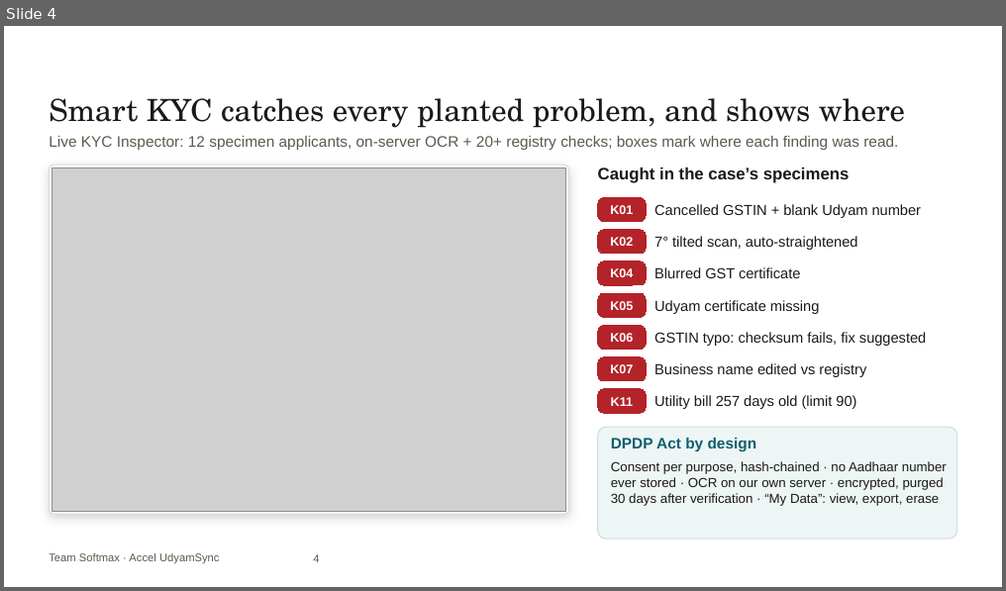
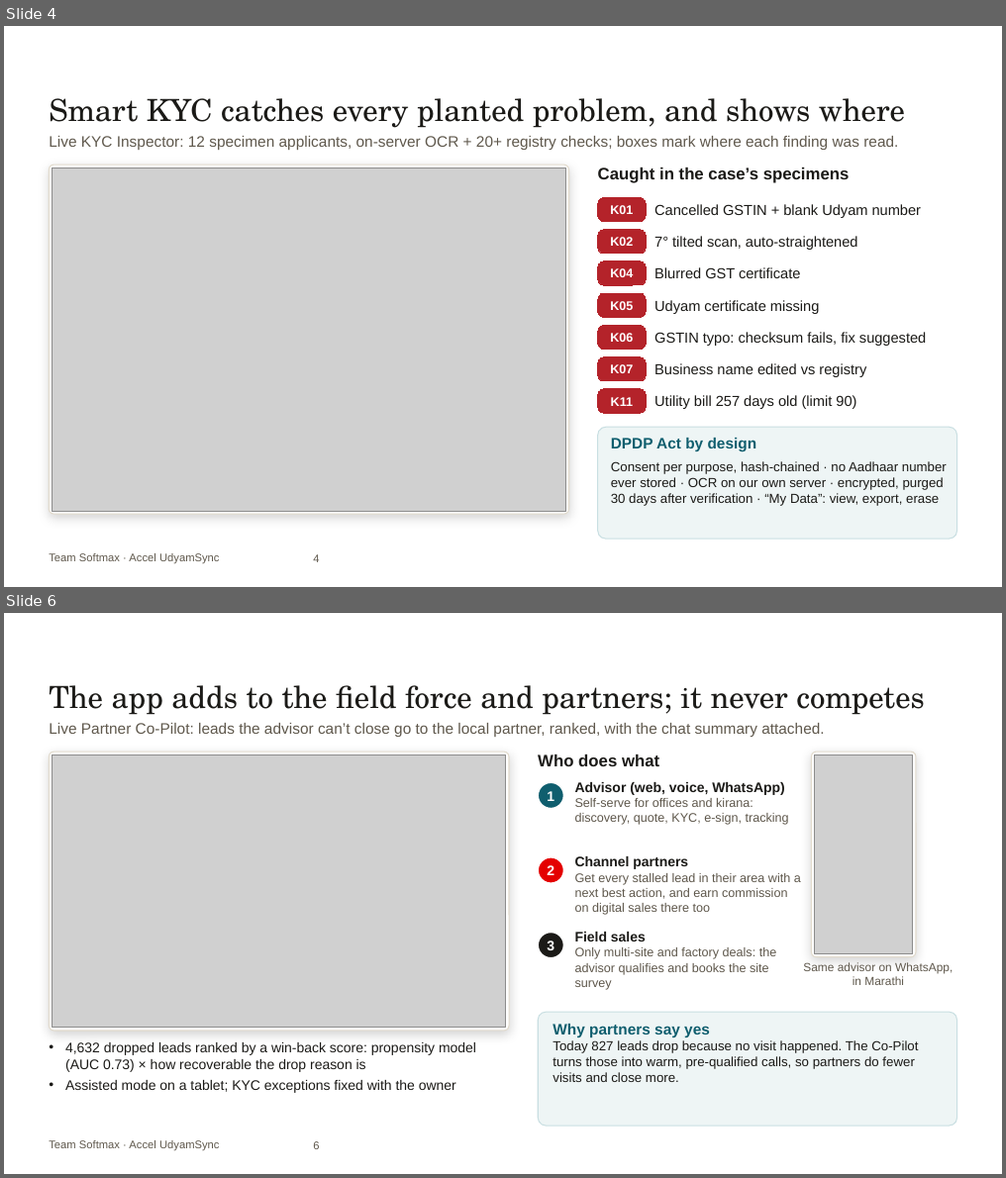
Before and after one commit to ac265640/UdyamSync, a slide deck: submission/UdyamSync_Submission.pptx. Shown one above the other, each under a label of ours: slide 4 before the commit, slides 4 and 6 after it; the slides between them are not shown. The pictures are 1006x591 and 1006x1178 pixels, drawn with LibreOffice and Linux fonts; fonts in the diff are those of the drawing; grey boxes stand for pictures; background and template pictures are left out. Boxes give left, top, right and bottom in pixels: in the first picture for what was removed or moved away, otherwise in the second. Text is boxed around its words. In the diff, an @@ line names an element or a change of style, - is before the commit and + after.

```diff
--- a/submission/UdyamSync_Submission.pptx
+++ b/submission/UdyamSync_Submission.pptx
@@ slide 6 added at [4, 613, 1002, 1174], background picture (left out); not listed: 1 template element that a slide beside it also shows @@
@@ text added at [49, 685, 925, 715], 22 pt, text #1B1A17 @@
+The app adds to the field force and partners; it never competes
@@ text added at [49, 723, 824, 737], 11 pt, text #5F584C @@
+Live Partner Co-Pilot: leads the advisor can’t close go to the local partner, ranked, with the chat summary attached.
@@ rounded rectangle added at [49, 752, 509, 1031], fill #FFFFFF, outline #E2DBCD 0.75 pt @@
@@ picture added at [52, 755, 506, 1028] @@
@@ text added at [538, 755, 659, 766], 12 pt, text #1B1A17, bold @@
+Who does what
@@ rounded rectangle added at [811, 752, 916, 958], fill #FFFFFF, outline #E2DBCD 0.75 pt @@
@@ picture added at [814, 755, 913, 955] @@
@@ ellipse added at [538, 782, 563, 809], fill #0F5E6E, outline #FFFFFF 1 pt @@
@@ text added at [575, 782, 789, 825], 9 pt, text #5F584C @@
+Advisor (web, voice, WhatsApp)
+Self-serve for offices and kirana: discovery, quote, KYC, e-sign, tracking
@@ text added at [547, 791, 554, 801], 10 pt, text #FFFFFF, bold @@
+1
@@ ellipse added at [538, 858, 563, 883], fill #E40000, outline #FFFFFF 1 pt @@
@@ text added at [547, 865, 554, 875], 10 pt, text #FFFFFF, bold @@
+2
@@ text added at [575, 857, 801, 915], 9 pt, text #5F584C @@
+Channel partners
+Get every stalled lead in their area with a next best action, and earn commission on digital sales there too
@@ ellipse added at [538, 933, 563, 959], fill #1B1A17, outline #FFFFFF 1 pt @@
@@ text added at [575, 932, 777, 990], 9 pt, text #5F584C @@
+Field sales
+Only multi-site and factory deals: the advisor qualifies and books the site survey
@@ text added at [547, 941, 554, 951], 10 pt, text #FFFFFF, bold @@
+3
@@ text added at [803, 962, 952, 985], 8.5 pt, text #5F584C @@
+Same advisor on WhatsApp, in Marathi
@@ rounded rectangle added at [538, 1012, 957, 1126], fill #EEF5F5, outline #C9DFE2 0.75 pt @@
@@ text added at [552, 1024, 918, 1082], 9.5 pt, text #1B1A17 @@
+Why partners say yes
+Today 827 leads drop because no visit happened. The Co-Pilot turns those into warm, pre-qualified calls, so partners do fewer visits and close more.
@@ text added at [65, 1043, 476, 1093], 10 pt, text #1B1A17 @@
+• 4,632 dropped leads ranked by a win-back score: propensity model (AUC 0.73) × how recoverable the drop reason is
+• Assisted mode on a tablet; KYC exceptions fixed with the owner
@@ page number added at [313, 1142, 319, 1150], 8 pt, text #5F584C @@
+6
```
Also in this commit, not shown: 4 slides changed, 3 other slides added, 1 slide removed, 3 other files.
